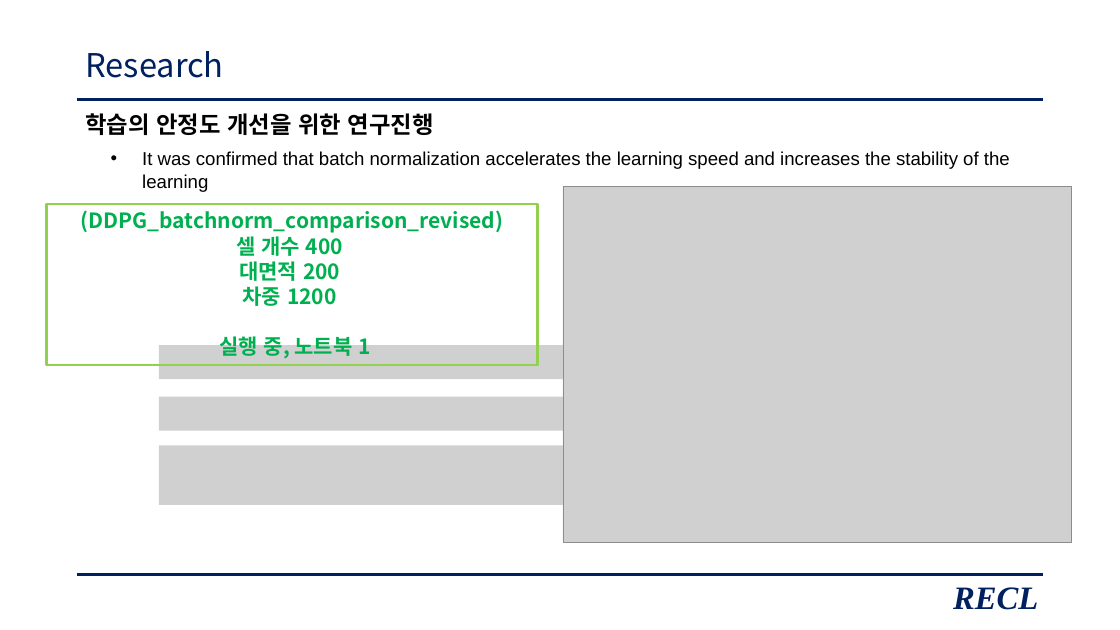
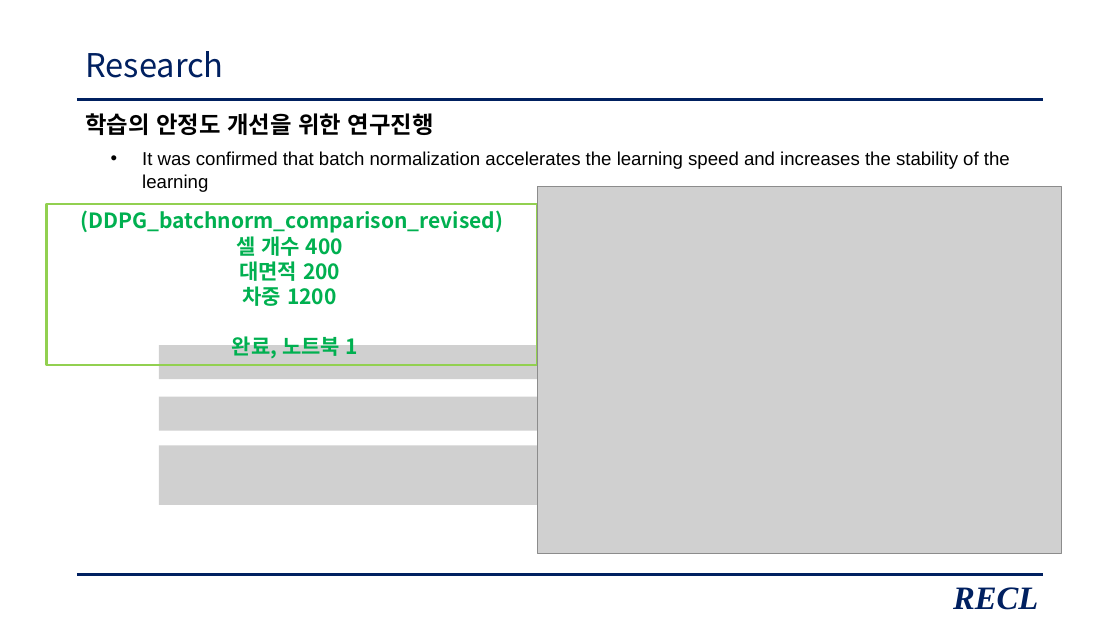
Before and after one commit to zidane89/experiment_essential, a slide deck: slide 18 of 발표자료_중안2.pptx. Drawn at 1120x630 pixels with LibreOffice and Linux fonts; fonts in the diff are those of the drawing; grey boxes stand for pictures. Boxes give left, top, right and bottom in pixels: in the first picture for what was removed or moved away, otherwise in the second. Text is boxed around its words. In the diff, an @@ line names an element or a change of style, - is before the commit and + after.

```diff
--- a/발표자료_중안2.pptx
+++ b/발표자료_중안2.pptx
@@ picture: place and size @@
-picture at box(563, 187, 1072, 543)
+picture at box(538, 187, 1062, 554)
@@ text in rectangle at box(232, 334, 358, 358): text changed @@
-실행 중, 노트북 1
+완료, 노트북 1
```
Also in this commit, not shown: 12 other slides changed, 1 slide added.
